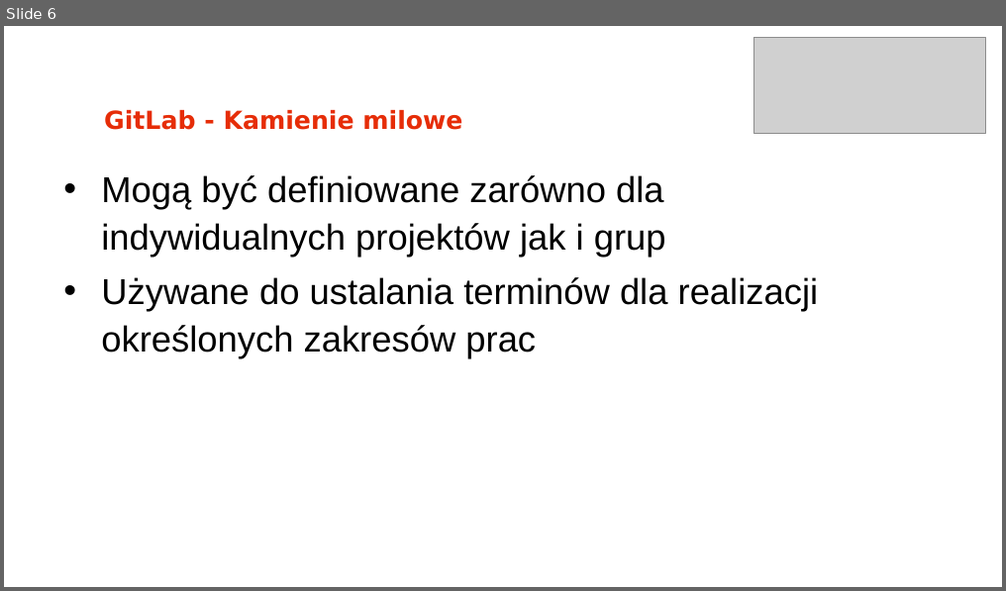
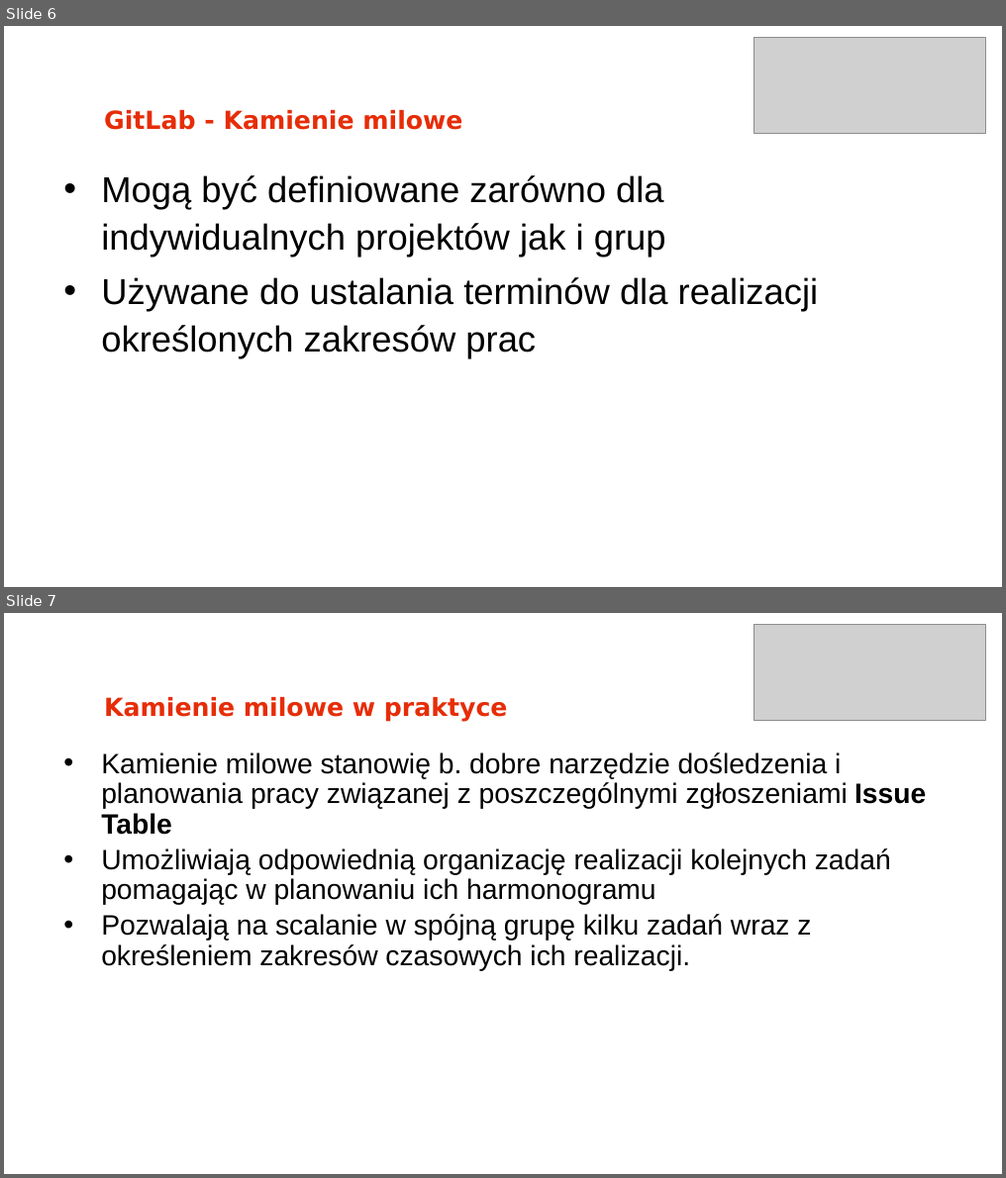
Before and after one commit to arturkwiek/gitlab-tutorial, a slide deck: 11. Git - tutorial - Milestones.pptx. Shown one above the other, each under a label of ours: slide 6 before the commit, slides 6 and 7 after it. The pictures are 1006x591 and 1006x1178 pixels, drawn with LibreOffice and Linux fonts; fonts in the diff are those of the drawing; grey boxes stand for pictures; background and template pictures are left out. Boxes give left, top, right and bottom in pixels: in the first picture for what was removed or moved away, otherwise in the second. Text is boxed around its words. In the diff, an @@ line names an element or a change of style, - is before the commit and + after.

```diff
--- a/11. Git - tutorial - Milestones.pptx
+++ b/11. Git - tutorial - Milestones.pptx
@@ slide 7 added at [4, 613, 1002, 1174], background picture (left out) @@
@@ picture added at [754, 624, 985, 721] @@
@@ text added at [104, 697, 508, 722], 18 pt, text #E62D08, bold @@
+Kamienie milowe w praktyce
@@ text added at [101, 753, 926, 971], 20.1 pt, text #000000 @@
+• Kamienie milowe stanowię b. dobre narzędzie dośledzenia i planowania pracy związanej z poszczególnymi zgłoszeniami Issue Table
+• Umożliwiają odpowiednią organizację realizacji kolejnych zadań pomagając w planowaniu ich harmonogramu
+• Pozwalają na scalanie w spójną grupę kilku zadań wraz z określeniem zakresów czasowych ich realizacji.
```
Also in this commit, not shown: 3 other slides added.
